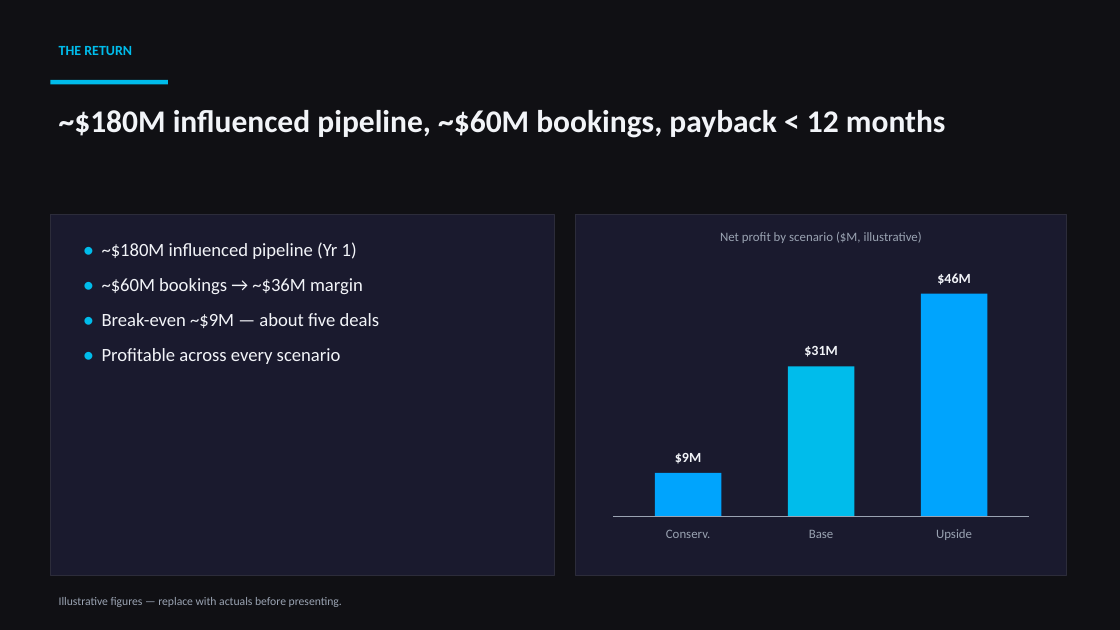
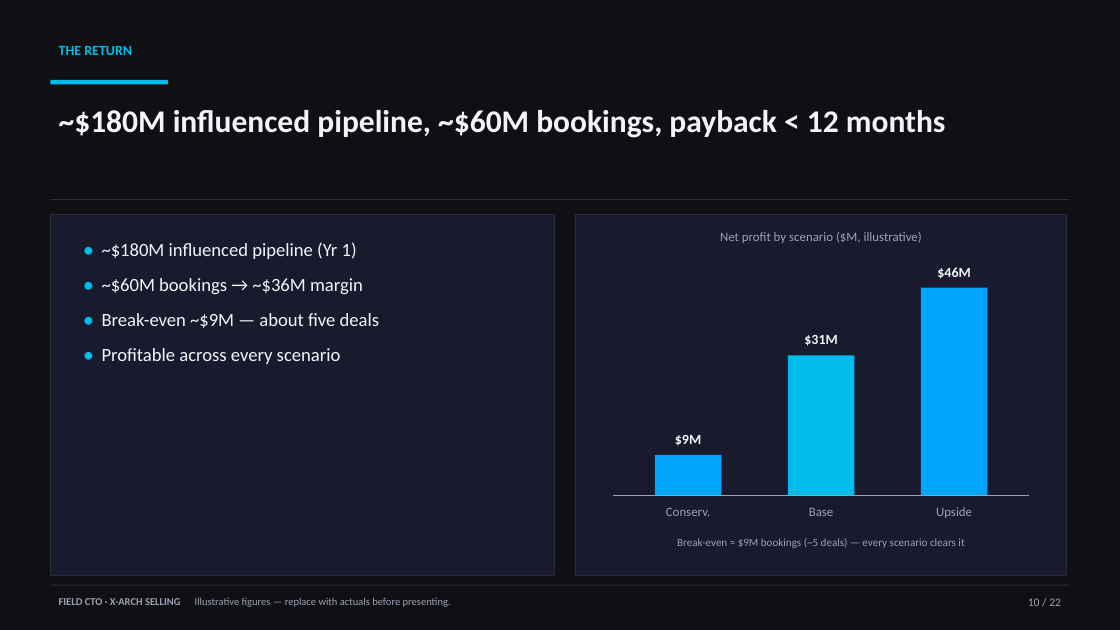
Before and after one commit to rcasey1978/FieldCTO_TacticalSelling, a slide deck: slide 10 of Field-CTO-XArch-Business-Case.pptx. Drawn at 1120x630 pixels with LibreOffice and Linux fonts; fonts in the diff are those of the drawing. Boxes give left, top, right and bottom in pixels: in the first picture for what was removed or moved away, otherwise in the second. Text is boxed around its words. In the diff, an @@ line names an element or a change of style, - is before the commit and + after.

```diff
--- a/Field-CTO-XArch-Business-Case.pptx
+++ b/Field-CTO-XArch-Business-Case.pptx
@@ rectangle added at box(50, 199, 1070, 200), fill #2C2C3A @@
@@ text "$46M": place and size @@
-text "$46M" at box(937, 273, 970, 285)
+text "$46M" at box(937, 267, 970, 279)
@@ rectangle: place and size @@
-rectangle at box(921, 294, 987, 517)
+rectangle at box(921, 287, 987, 496)
@@ text "$31M": place and size @@
-text "$31M" at box(804, 346, 837, 357)
+text "$31M" at box(804, 335, 837, 346)
@@ rectangle: place and size @@
-rectangle at box(788, 366, 854, 517)
+rectangle at box(788, 355, 854, 496)
@@ text "$9M": place and size @@
-text "$9M" at box(675, 453, 701, 464)
+text "$9M" at box(675, 435, 701, 446)
@@ 3 texts, 1 line, 1 rectangle: place and size @@
-3 texts, 1 line, 1 rectangle at box(613, 473, 1029, 540)
+3 texts, 1 line, 1 rectangle at box(613, 455, 1029, 518)
@@ text added at box(677, 538, 964, 548), 9.5 pt, text #9AA3B2 @@
+Break-even ≈ $9M bookings (~5 deals) — every scenario clears it
@@ rectangle added at box(50, 585, 1070, 586), fill #2C2C3A @@
@@ text at box(59, 597, 451, 607): text changed; size 10 to 9 pt @@
-Illustrative figures — replace with actuals before presenting.
+FIELD CTO · X-ARCH SELLING Illustrative figures — replace with actuals before presenting.
@@ text added at box(1028, 598, 1061, 606), 10 pt, text #9AA3B2 @@
+10 / 22
```
Also in this commit, not shown: 21 other slides changed, 2 other files.
